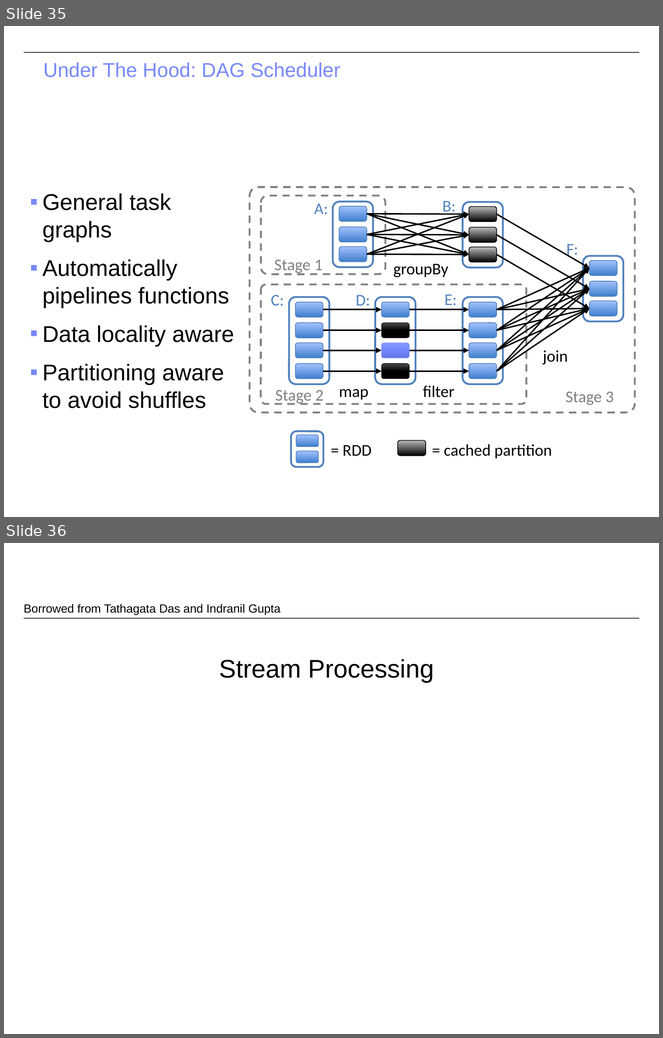
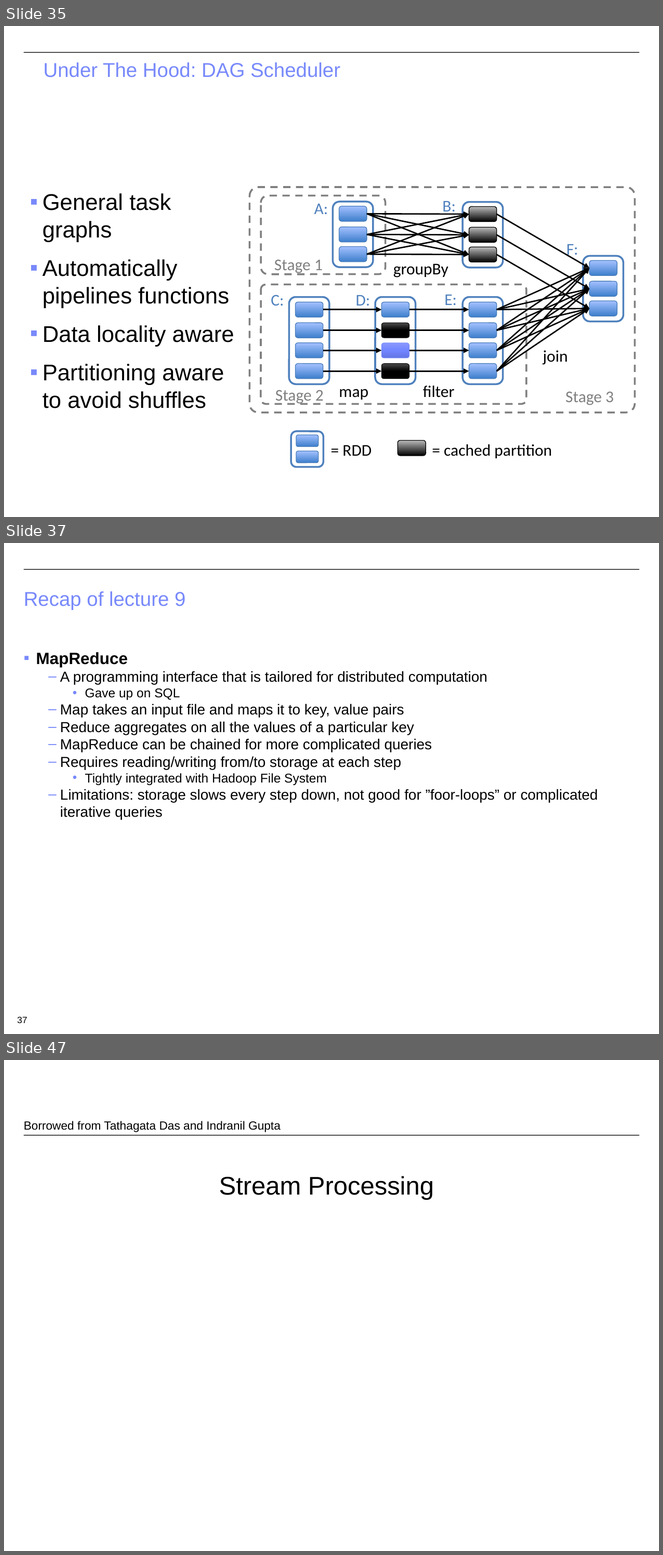
Before and after one commit to CS-W4121/cs-w4121.github.io, a slide deck: slides/Topic 6 - MapReduce and Spark.pptx. Shown one above the other, each under a label of ours: slides 35 and 36 before the commit, slides 35, 37 and 47 after it; the slides between them are not shown. The pictures are 663x1038 and 663x1555 pixels, drawn with LibreOffice and Linux fonts; fonts in the diff are those of the drawing; background and template pictures are left out. Boxes give left, top, right and bottom in pixels: in the first picture for what was removed or moved away, otherwise in the second. Text is boxed around its words. In the diff, an @@ line names an element or a change of style, - is before the commit and + after.

```diff
--- a/slides/Topic 6 - MapReduce and Spark.pptx
+++ b/slides/Topic 6 - MapReduce and Spark.pptx
@@ slide 37 added at [4,543,659,1034], background #FFFFFF; not listed: 1 template element that a slide beside it also shows @@
@@ title added at [24,591,185,610], 22 pt, text #7889FB @@
+Recap of lecture 9
@@ text added at [36,652,598,820], 16 pt, text #000000 @@
+▪ MapReduce
+  – A programming interface that is tailored for distributed computation
+    • Gave up on SQL
+  – Map takes an input file and maps it to key, value pairs
+  – Reduce aggregates on all the values of a particular key
+  – MapReduce can be chained for more complicated queries
+  – Requires reading/writing from/to storage at each step
+    • Tightly integrated with Hadoop File System
+  – Limitations: storage slows every step down, not good for ”foor-loops” or complicated iterative queries
@@ page number added at [17,1017,27,1023], 10 pt, text #000000 @@
+37
@@ what was slide 36 is now slide 47 @@
```
Also in this commit, not shown: 4 slides changed, 10 other slides added, 3 other files.
